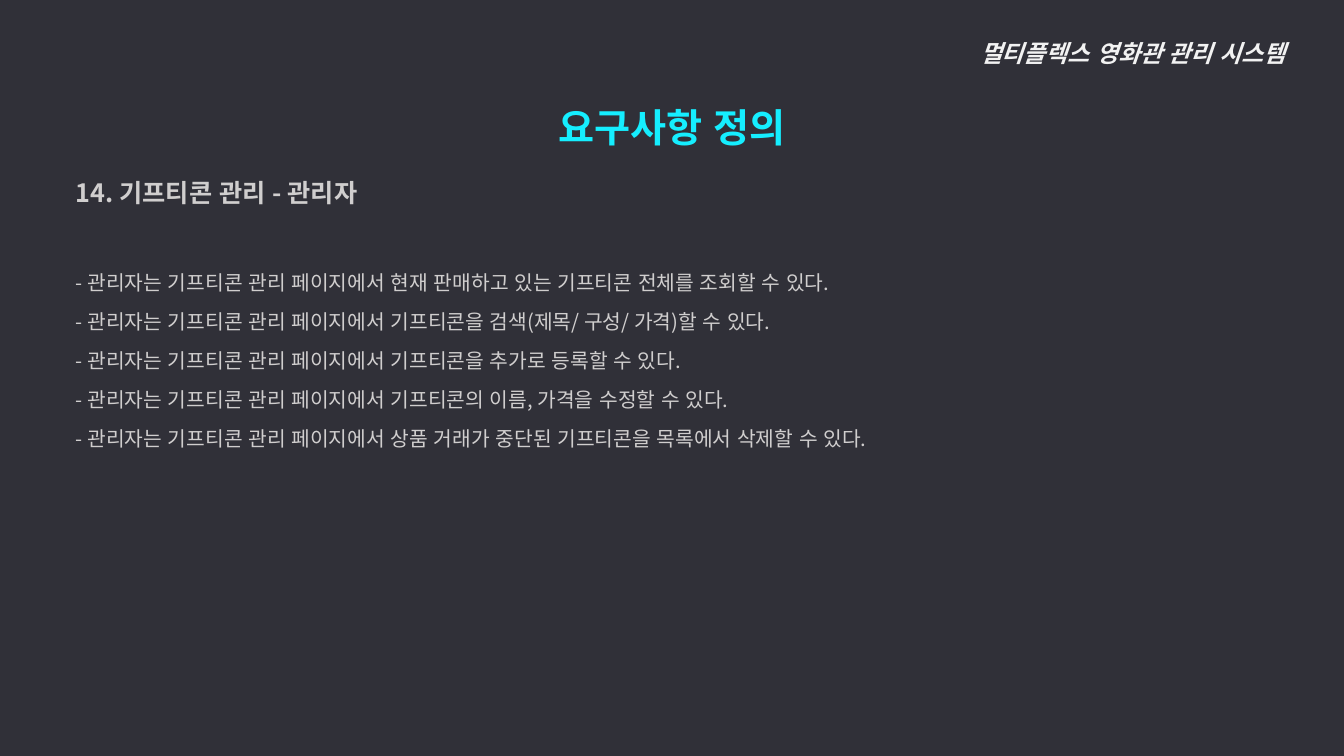
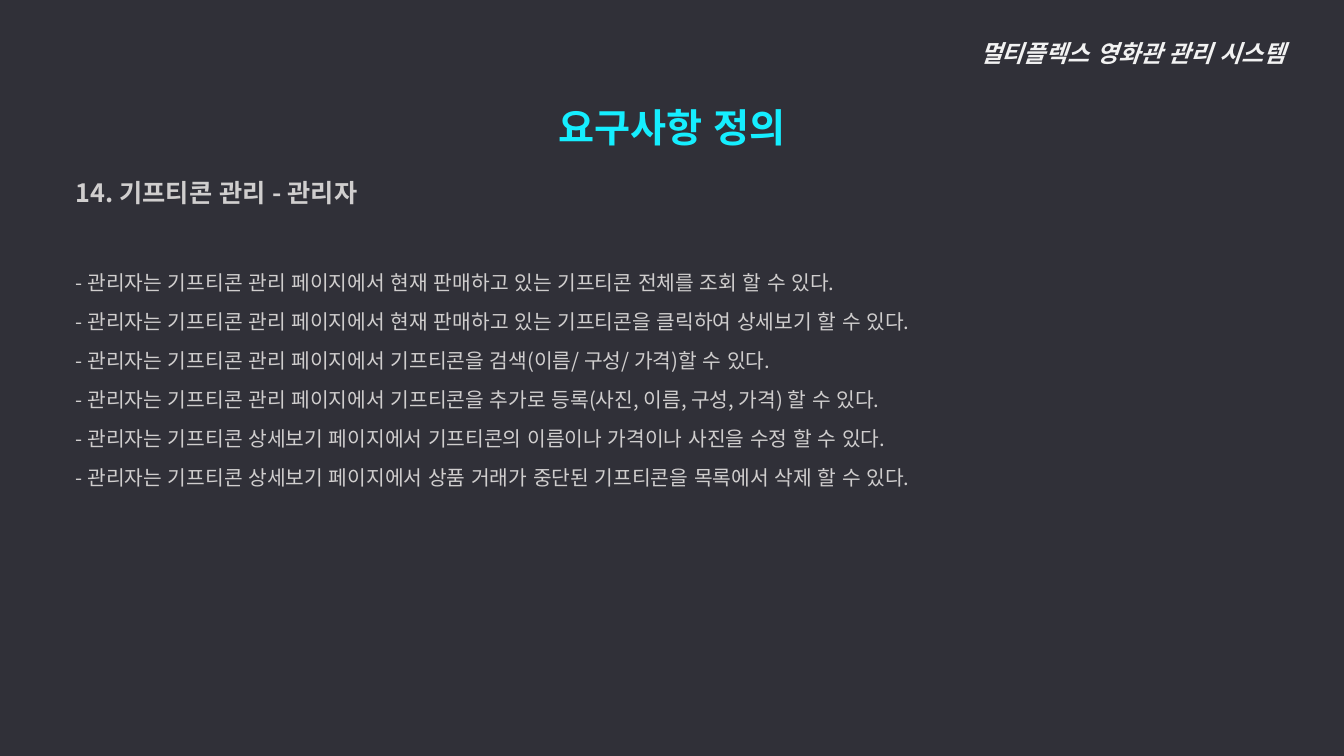
Before and after one commit to ywc-412/MultiplexTeamProject, a slide deck: slide 23 of 2조 시스템개요, 요구사항 정의.pptx (slide 22 before the commit). Drawn at 1344x756 pixels with LibreOffice and Linux fonts; fonts in the diff are those of the drawing. Boxes give left, top, right and bottom in pixels: in the first picture for what was removed or moved away, otherwise in the second. Text is boxed around its words. In the diff, an @@ line names an element or a change of style, - is before the commit and + after.

```diff
--- a/2조 시스템개요, 요구사항 정의.pptx
+++ b/2조 시스템개요, 요구사항 정의.pptx
@@ text at (87, 273, 910, 487): text changed @@
-  - 관리자는 기프티콘 관리 페이지에서 현재 판매하고 있는 기프티콘 전체를 조회할 수 있다.
-  - 관리자는 기프티콘 관리 페이지에서 기프티콘을 검색(제목/ 구성/ 가격)할 수 있다.
-  - 관리자는 기프티콘 관리 페이지에서 기프티콘을 추가로 등록할 수 있다.
-  - 관리자는 기프티콘 관리 페이지에서 기프티콘의 이름, 가격을 수정할 수 있다.
-  - 관리자는 기프티콘 관리 페이지에서 상품 거래가 중단된 기프티콘을 목록에서 삭제할 수 있다.
+  - 관리자는 기프티콘 관리 페이지에서 현재 판매하고 있는 기프티콘 전체를 조회 할 수 있다.
+  - 관리자는 기프티콘 관리 페이지에서 현재 판매하고 있는 기프티콘을 클릭하여 상세보기 할 수 있다.
+  - 관리자는 기프티콘 관리 페이지에서 기프티콘을 검색(이름/ 구성/ 가격)할 수 있다.
+  - 관리자는 기프티콘 관리 페이지에서 기프티콘을 추가로 등록(사진, 이름, 구성, 가격) 할 수 있다.
+  - 관리자는 기프티콘 상세보기 페이지에서 기프티콘의 이름이나 가격이나 사진을 수정 할 수 있다.
+  - 관리자는 기프티콘 상세보기 페이지에서 상품 거래가 중단된 기프티콘을 목록에서 삭제 할 수 있다.
```
Also in this commit, not shown: 13 other slides changed, 2 slides added.
